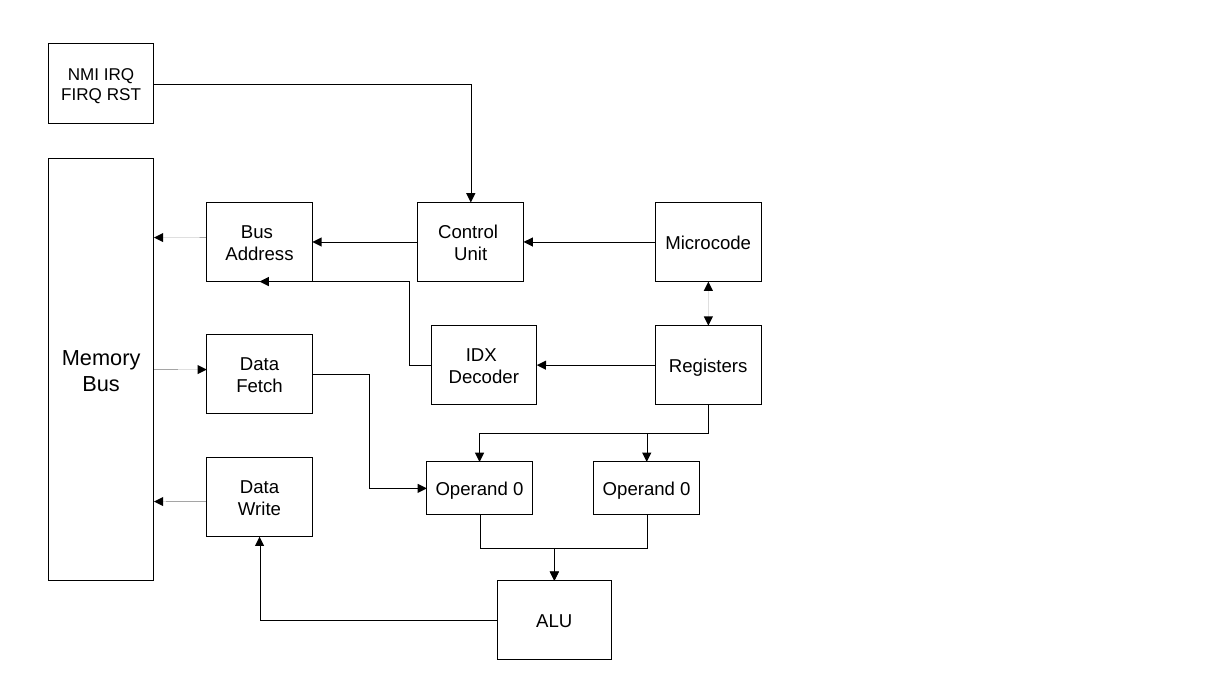
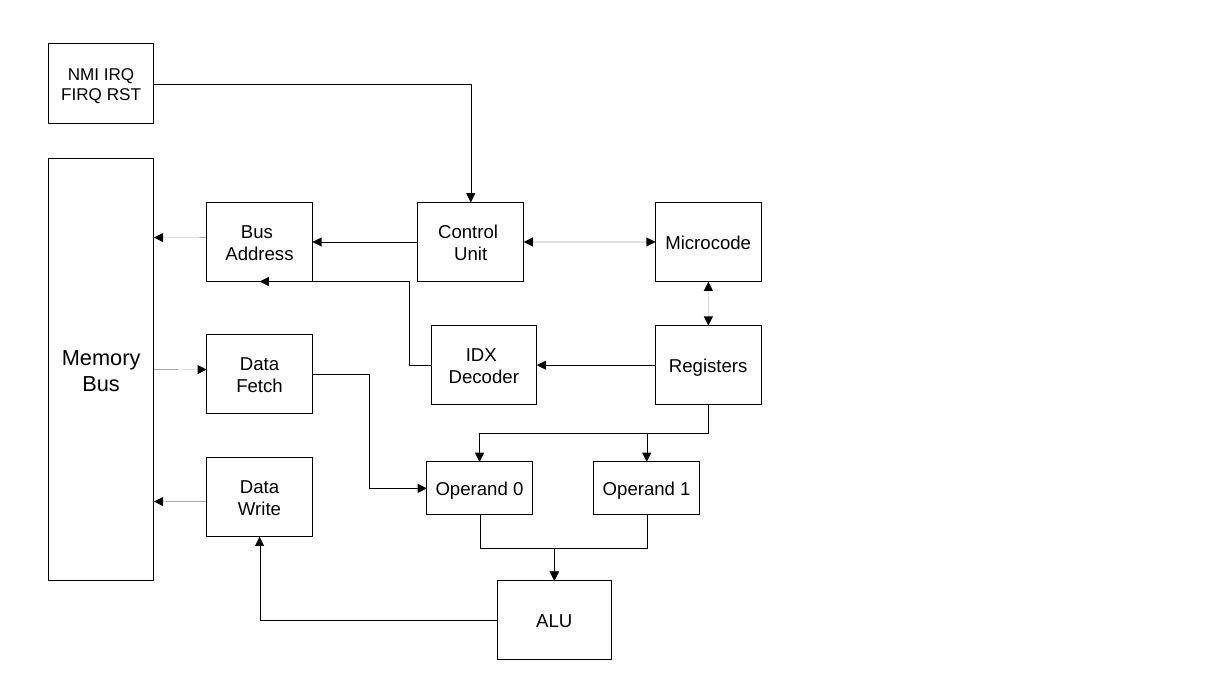
Before and after one commit to JTFPGA/jtkcpu, a slide deck: slide 13 of doc/microcode grafic.odp (slide 4 before the commit). Drawn at 1232x693 pixels with LibreOffice and Linux fonts; fonts in the diff are those of the drawing. Boxes give left, top, right and bottom in pixels: in the first picture for what was removed or moved away, otherwise in the second. Text is boxed around its words. In the diff, an @@ line names an element or a change of style, - is before the commit and + after.

```diff
--- a/doc/microcode grafic.odp
+++ b/doc/microcode grafic.odp
@@ elbow arrow moved from (656, 243) - (524, 243) to (524, 243) - (656, 243) @@
@@ elbow arrow (524, 243) - (656, 243): elbow arrow to double arrow @@
@@ text in rectangle at (603,481,690,499): text changed @@
-Operand 0
+Operand 1
```
Also in this commit, not shown: 5 other slides changed, 7 slides added, 1 other file.
